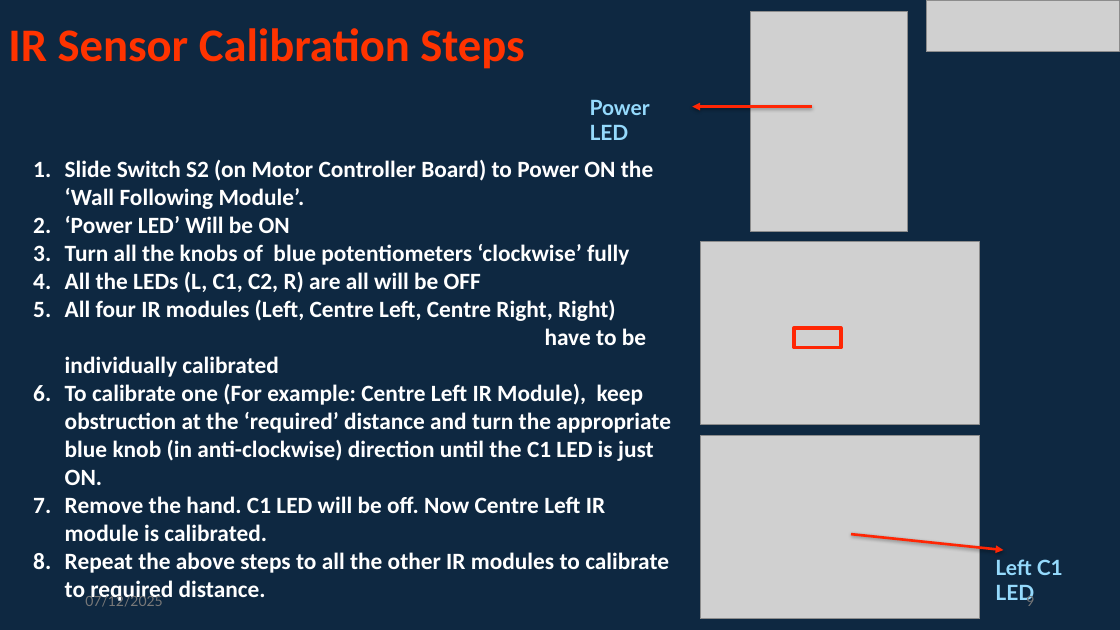
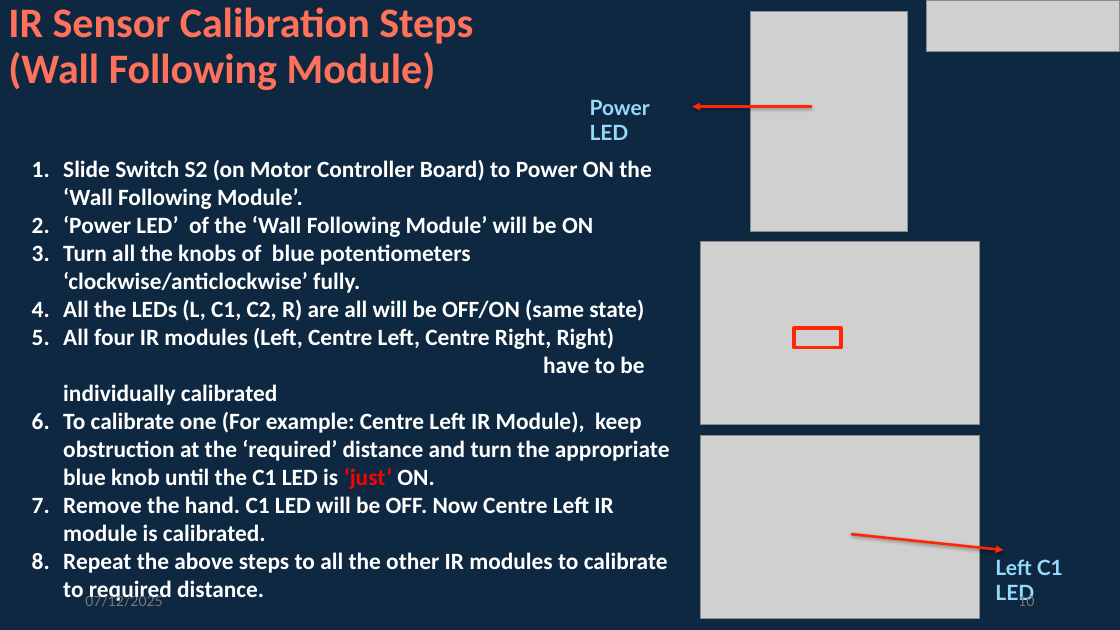
Before and after one commit to info-zas/Training, a slide deck: slide 10 of GPREC/04_Navigational_Robot_Car-1-Sensors/ZASRobotics_Car-1.pptx (slide 9 before the commit). Drawn at 1120x630 pixels with LibreOffice and Linux fonts; fonts in the diff are those of the drawing; grey boxes stand for pictures. Boxes give left, top, right and bottom in pixels: in the first picture for what was removed or moved away, otherwise in the second. Text is boxed around its words. In the diff, an @@ line names an element or a change of style, - is before the commit and + after.

Commit message:
car-1 slides updated

```diff
--- a/GPREC/04_Navigational_Robot_Car-1-Sensors/ZASRobotics_Car-1.pptx
+++ b/GPREC/04_Navigational_Robot_Car-1-Sensors/ZASRobotics_Car-1.pptx
@@ title at (8,7,473,90): text changed; size 40 to 36 pt; text colour #FF3300 to #FF715B @@
-IR Sensor Calibration Steps
+IR Sensor Calibration Steps
+(Wall Following Module)
@@ text at (63,216,644,321): text changed @@
-2. ‘Power LED’ Will be ON
-3. Turn all the knobs of blue potentiometers ‘clockwise’ fully
-4. All the LEDs (L, C1, C2, R) are all will be OFF
+2. ‘Power LED’ of the ‘Wall Following Module’ will be ON
+3. Turn all the knobs of blue potentiometers ‘clockwise/anticlockwise’ fully.
+4. All the LEDs (L, C1, C2, R) are all will be OFF/ON (same state)
@@ text at (63,412,670,541): text changed @@
-6. To calibrate one (For example: Centre Left IR Module), keep obstruction at the ‘required’ distance and turn the appropriate blue knob (in anti-clockwise) direction until the C1 LED is just ON.
-7. Remove the hand. C1 LED will be off. Now Centre Left IR module is calibrated.
+6. To calibrate one (For example: Centre Left IR Module), keep obstruction at the ‘required’ distance and turn the appropriate blue knob until the C1 LED is ‘just’ ON.
+7. Remove the hand. C1 LED will be OFF. Now Centre Left IR module is calibrated.
@@ page number at (1018,593,1034,606): text changed @@
-9
+10
```
Also in this commit, not shown: 13 other slides changed, 3 slides added.
